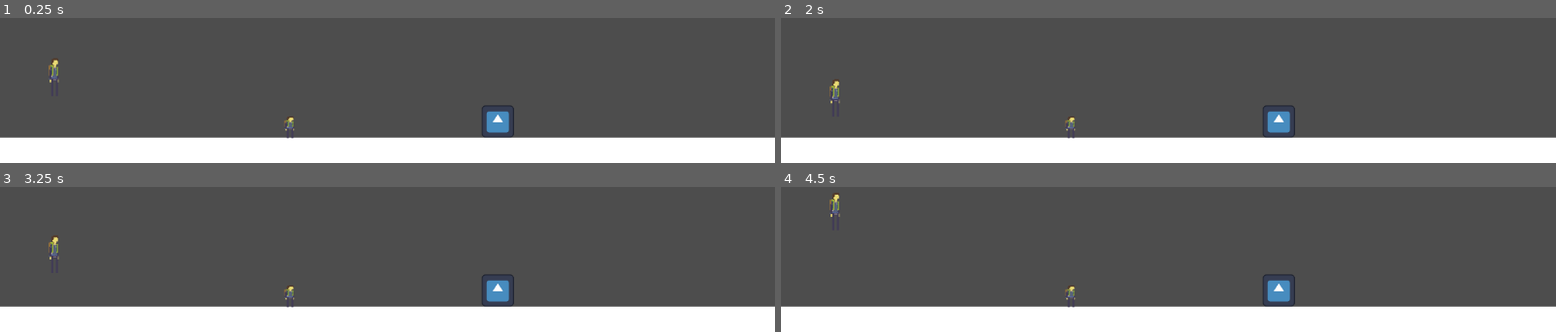
Above: before the commit, frames 1-4 (two rows, left to right).
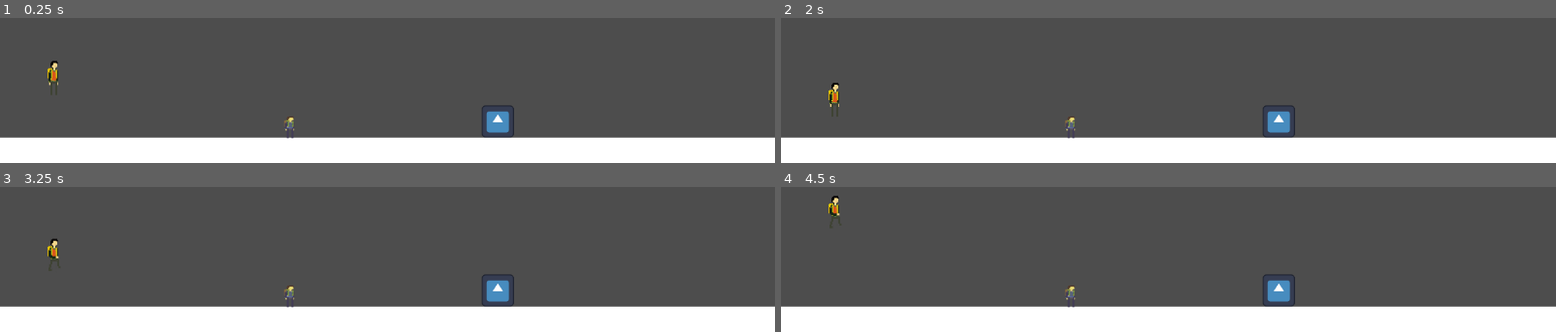
Above: after the commit, the same moments.

Repository: The-Spark-Industries/spark-energy
Game: Godot game, scene res://Master Scenes/level1.tscn
Same seed, same stepped clock (60 frames per second), same inputs: the game is played once before the commit and once after it. The engine's default icon, where the game draws it, is replaced by a stand-in: a white triangle on a blue panel in a dark square.
Inputs:
- Up to frame 1 (0.25 s): no input
- Up to frame 2 (2 s): hold 2 (inventoryright) from 0.53 s (still down); tap Space (jump) at 0.6, 0.77, 1.07, 1.52, 1.55, 1.82 s; tap E (interact) at 1.35 s
- Up to frame 3 (3.25 s): release 2 (inventoryright) at 2.03 s; hold 1 (inventoryleft) 2.03-2.78 s; tap Space (jump) at 2.1, 3.02, 3.05 s; hold 2 (inventoryright) from 2.78 s (still down); tap E (interact) at 2.85 s
- Up to frame 4 (4.5 s): tap Space (jump) at 3.32, 3.6, 3.77, 4.07 s; release 2 (inventoryright) at 4.28 s; hold 1 (inventoryleft) from 4.28 s (still down); tap E (interact) at 4.35 s

The runs differ from the first frame. In frame 1, 0.2% of the frame differs, in the area x 6-8%, y 28-54%; in frame 2, 0.2%, in the area x 6-8%, y 42-68%; in frame 3, 0.2%; in frame 4, 0.2%.

Commit message:
Run/jump sprite imports

Diff:
--- a/Master Scenes/level1.tscn
+++ b/Master Scenes/level1.tscn
@@ -1,11 +1,12 @@
 [gd_scene format=3 uid="uid://c812w5iknq1es"]
 
 [ext_resource type="Script" uid="uid://ddurd58npppi" path="res://Scripts/Player.gd" id="1_vly50"]
-[ext_resource type="Texture2D" uid="uid://bbcour4btu45" path="res://1_Main Character Assets/Spark Assets/Spark Sprites/spark2.png" id="2_nuwp2"]
 [ext_resource type="PackedScene" uid="uid://u8w5e8g3euut" path="res://Master Scenes/gameInterface.tscn" id="3_303fj"]
 [ext_resource type="Script" uid="uid://hxb45dpv1eq5" path="res://Scripts/RoomCamera.gd" id="3_roomcam"]
 [ext_resource type="PackedScene" uid="uid://b3wrn5c1q8iuw" path="res://Master Scenes/pauseMenu.tscn" id="4_nuwp2"]
+[ext_resource type="Texture2D" uid="uid://rlt32q36o2la" path="res://1_Main Character Assets/Spark Assets/Spark Animations/spark.png" id="5_l37wp"]
 [ext_resource type="Script" uid="uid://b5agu4nw8ytqn" path="res://Scripts/WirePath.gd" id="5_wirepath"]
+[ext_resource type="Texture2D" uid="uid://c22qdf1xpvi54" path="res://1_Main Character Assets/Spark Assets/Spark Animations/jumping_spark.png" id="6_aqaee"]
 [ext_resource type="Script" uid="uid://bqfwoq83t3tyc" path="res://Scripts/WireEnd.gd" id="6_wireend"]
 [ext_resource type="PackedScene" uid="uid://dgy5vnulqv524" path="res://Master Scenes/WaterBlock.tscn" id="7_rgorn"]
 [ext_resource type="PackedScene" path="res://Master Scenes/Checkpoint.tscn" id="8_tiul6"]
@@ -21,7 +22,195 @@
 size = Vector2(4092, 120)
 
 [sub_resource type="RectangleShape2D" id="RectangleShape2D_y4dr7"]
-size = Vector2(16, 56)
+size = Vector2(15, 52)
+
+[sub_resource type="AtlasTexture" id="AtlasTexture_aqaee"]
+atlas = ExtResource("5_l37wp")
+region = Rect2(0, 0, 64, 64)
+
+[sub_resource type="AtlasTexture" id="AtlasTexture_g77rh"]
+atlas = ExtResource("6_aqaee")
+region = Rect2(0, 0, 64, 64)
+
+[sub_resource type="AtlasTexture" id="AtlasTexture_wqik4"]
+atlas = ExtResource("6_aqaee")
+region = Rect2(64, 0, 64, 64)
+
+[sub_resource type="AtlasTexture" id="AtlasTexture_0xmx1"]
+atlas = ExtResource("6_aqaee")
+region = Rect2(128, 0, 64, 64)
+
+[sub_resource type="AtlasTexture" id="AtlasTexture_m1dw6"]
+atlas = ExtResource("6_aqaee")
+region = Rect2(192, 0, 64, 64)
+
+[sub_resource type="AtlasTexture" id="AtlasTexture_2rbmd"]
+atlas = ExtResource("6_aqaee")
+region = Rect2(0, 64, 64, 64)
+
+[sub_resource type="AtlasTexture" id="AtlasTexture_211ka"]
+atlas = ExtResource("6_aqaee")
+region = Rect2(64, 64, 64, 64)
+
+[sub_resource type="AtlasTexture" id="AtlasTexture_vd5yc"]
+atlas = ExtResource("6_aqaee")
+region = Rect2(128, 64, 64, 64)
+
+[sub_resource type="AtlasTexture" id="AtlasTexture_8jiky"]
+atlas = ExtResource("6_aqaee")
+region = Rect2(192, 64, 64, 64)
+
+[sub_resource type="AtlasTexture" id="AtlasTexture_21p6t"]
+atlas = ExtResource("6_aqaee")
+region = Rect2(0, 128, 64, 64)
+
+[sub_resource type="AtlasTexture" id="AtlasTexture_bmo44"]
+atlas = ExtResource("6_aqaee")
+region = Rect2(64, 128, 64, 64)
+
+[sub_resource type="AtlasTexture" id="AtlasTexture_es5gu"]
+atlas = ExtResource("6_aqaee")
+region = Rect2(128, 128, 64, 64)
+
+[sub_resource type="AtlasTexture" id="AtlasTexture_ahjvc"]
+atlas = ExtResource("6_aqaee")
+region = Rect2(192, 128, 64, 64)
+
+[sub_resource type="AtlasTexture" id="AtlasTexture_3pojs"]
+atlas = ExtResource("6_aqaee")
+region = Rect2(0, 192, 64, 64)
+
+[sub_resource type="AtlasTexture" id="AtlasTexture_1yw1p"]
+atlas = ExtResource("5_l37wp")
+region = Rect2(0, 64, 64, 64)
+
+[sub_resource type="AtlasTexture" id="AtlasTexture_l8ajp"]
+atlas = ExtResource("5_l37wp")
+region = Rect2(0, 128, 64, 64)
+
+[sub_resource type="AtlasTexture" id="AtlasTexture_6xxqs"]
+atlas = ExtResource("5_l37wp")
+region = Rect2(0, 192, 64, 64)
+
+[sub_resource type="AtlasTexture" id="AtlasTexture_wnyvq"]
+atlas = ExtResource("5_l37wp")
+region = Rect2(64, 0, 64, 64)
+
+[sub_resource type="AtlasTexture" id="AtlasTexture_naso3"]
+atlas = ExtResource("5_l37wp")
+region = Rect2(64, 64, 64, 64)
+
+[sub_resource type="AtlasTexture" id="AtlasTexture_21y3i"]
+atlas = ExtResource("5_l37wp")
+region = Rect2(64, 128, 64, 64)
+
+[sub_resource type="AtlasTexture" id="AtlasTexture_8ifkh"]
+atlas = ExtResource("5_l37wp")
+region = Rect2(64, 192, 64, 64)
+
+[sub_resource type="AtlasTexture" id="AtlasTexture_xe1pu"]
+atlas = ExtResource("5_l37wp")
+region = Rect2(128, 0, 64, 64)
+
+[sub_resource type="SpriteFrames" id="SpriteFrames_g77rh"]
+animations = [{
+"frames": [{
+"duration": 1.0,
+"texture": SubResource("AtlasTexture_aqaee")
+}],
+"loop": true,
+"name": &"dead",
+"speed": 5.0
+}, {
+"frames": [{
+"duration": 1.0,
+"texture": SubResource("AtlasTexture_aqaee")
+}],
+"loop": true,
+"name": &"fall",
+"speed": 5.0
+}, {
+"frames": [{
+"duration": 1.0,
+"texture": SubResource("AtlasTexture_aqaee")
+}],
+"loop": true,
+"name": &"idle",
+"speed": 5.0
+}, {
+"frames": [{
+"duration": 0.5,
+"texture": SubResource("AtlasTexture_g77rh")
+}, {
+"duration": 0.5,
+"texture": SubResource("AtlasTexture_wqik4")
+}, {
+"duration": 0.5,
+"texture": SubResource("AtlasTexture_0xmx1")
+}, {
+"duration": 0.5,
+"texture": SubResource("AtlasTexture_m1dw6")
+}, {
+"duration": 0.5,
+"texture": SubResource("AtlasTexture_2rbmd")
+}, {
+"duration": 0.5,
+"texture": SubResource("AtlasTexture_211ka")
+}, {
+"duration": 0.5,
+"texture": SubResource("AtlasTexture_vd5yc")
+}, {
+"duration": 0.5,
+"texture": SubResource("AtlasTexture_8jiky")
+}, {
+"duration": 0.5,
+"texture": SubResource("AtlasTexture_21p6t")
+}, {
+"duration": 0.5,
+"texture": SubResource("AtlasTexture_bmo44")
+}, {
+"duration": 0.5,
+"texture": SubResource("AtlasTexture_es5gu")
+}, {
+"duration": 0.5,
+"texture": SubResource("AtlasTexture_ahjvc")
+}, {
+"duration": 0.5,
+"texture": SubResource("AtlasTexture_3pojs")
+}],
+"loop": true,
+"name": &"jump",
+"speed": 5.0
+}, {
+"frames": [{
+"duration": 0.5,
+"texture": SubResource("AtlasTexture_1yw1p")
+}, {
+"duration": 0.5,
+"texture": SubResource("AtlasTexture_l8ajp")
+}, {
+"duration": 0.5,
+"texture": SubResource("AtlasTexture_6xxqs")
+}, {
+"duration": 0.5,
+"texture": SubResource("AtlasTexture_wnyvq")
+}, {
+"duration": 0.5,
+"texture": SubResource("AtlasTexture_naso3")
+}, {
+"duration": 0.5,
+"texture": SubResource("AtlasTexture_21y3i")
+}, {
+"duration": 0.5,
+"texture": SubResource("AtlasTexture_8ifkh")
+}, {
+"duration": 0.5,
+"texture": SubResource("AtlasTexture_xe1pu")
+}],
+"loop": true,
+"name": &"run",
+"speed": 5.0
+}]
 
 [sub_resource type="Curve2D" id="Curve2D_wire1"]
 _data = {
@@ -105,11 +294,12 @@
 script = ExtResource("1_vly50")
 
 [node name="CollisionShape2D" type="CollisionShape2D" parent="CharacterBody2D" unique_id=159246419]
-position = Vector2(-1, 2)
+position = Vector2(-2.5, 3)
 shape = SubResource("RectangleShape2D_y4dr7")
 
-[node name="Sprite2D" type="Sprite2D" parent="CharacterBody2D" unique_id=648467936]
-texture = ExtResource("2_nuwp2")
+[node name="AnimatedSprite2D" type="AnimatedSprite2D" parent="CharacterBody2D" unique_id=1417613721]
+sprite_frames = SubResource("SpriteFrames_g77rh")
+animation = &"jump"
 
 [node name="CameraPoints" type="Node2D" parent="." unique_id=672961212]
 position = Vector2(-1099, 1007)
--- a/Scripts/Player.gd
+++ b/Scripts/Player.gd
@@ -36,7 +36,7 @@
 var _water_walk_used: bool = false
 
 @onready var sprite: AnimatedSprite2D = $AnimatedSprite2D
-@onready var animPlayer: AnimationPlayer = $AnimationPlayer
+@onready var animPlayer: AnimationPlayer = get_node_or_null("AnimationPlayer")
 
 func _ready() -> void:
 	set_meta("pipe_traveling", false)
Binary file added: 1_Main Character Assets/Spark Assets/Spark Animations/jumping_spark.png
Not shown, added: 1_Main Character Assets/Spark Assets/Spark Animations/jumping_spark.png.import
Binary file added: 1_Main Character Assets/Spark Assets/Spark Animations/spark.png
Not shown, added: 1_Main Character Assets/Spark Assets/Spark Animations/spark.png.import
